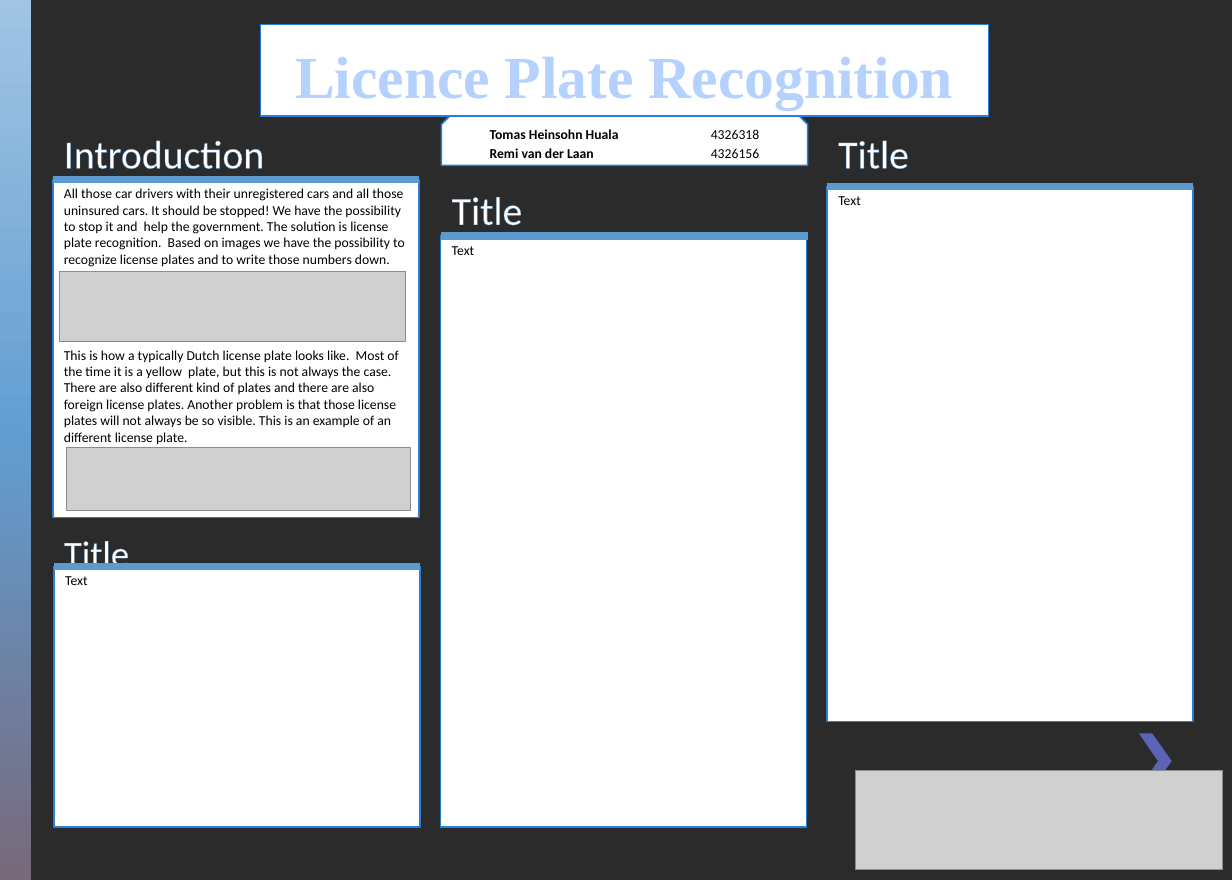
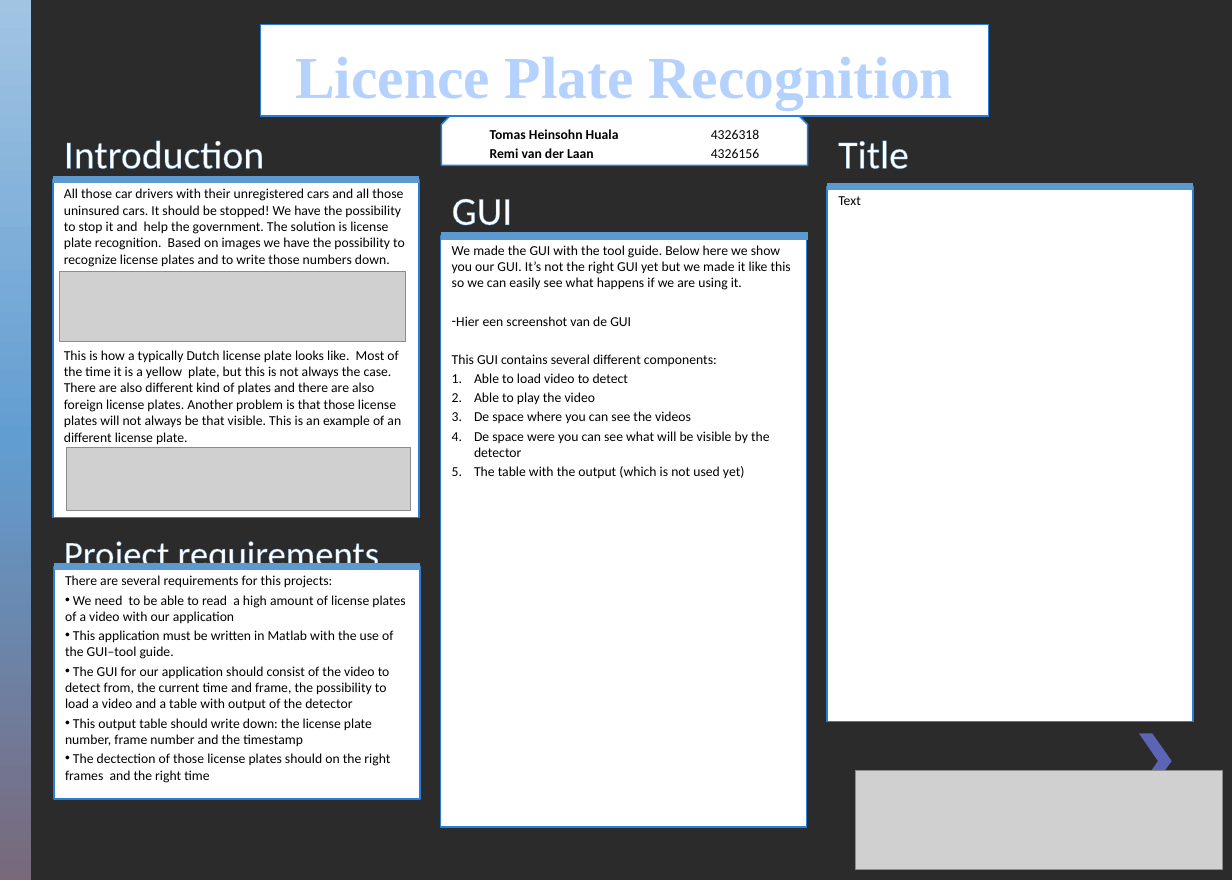
Before and after one commit to RvanderLaan/LicencePlateDetector, a slide deck: slide 1 of Posters/PosterTemplate2.pptx. Drawn at 1232x880 pixels with LibreOffice and Linux fonts; fonts in the diff are those of the drawing; grey boxes stand for pictures; background and template pictures are left out; a plain dark background stands for a picture behind light text. Boxes give left, top, right and bottom in pixels: in the first picture for what was removed or moved away, otherwise in the second. Text is boxed around its words. In the diff, an @@ line names an element or a change of style, - is before the commit and + after.

Commit message:
Poster versie 2

```diff
--- a/Posters/PosterTemplate2.pptx
+++ b/Posters/PosterTemplate2.pptx
@@ text at bbox=[452, 199, 513, 234]: text changed @@
-Title
+GUI
@@ text at bbox=[452, 245, 791, 478]: text changed @@
-Text
+We made the GUI with the tool guide. Below here we show you our GUI. It’s not the right GUI yet but we made it like this so we can easily see what happens if we are using it.
+– Hier een screenshot van de GUI
+This GUI contains several different components:
+1. Able to load video to detect
+2. Able to play the video
+3. De space where you can see the videos
+4. De space were you can see what will be visible by the detector
+5. The table with the output (which is not used yet)
@@ text at bbox=[64, 350, 401, 445]: text changed @@
-This is how a typically Dutch license plate looks like. Most of the time it is a yellow plate, but this is not always the case. There are also different kind of plates and there are also foreign license plates. Another problem is that those license plates will not always be so visible. This is an example of an different license plate.
+This is how a typically Dutch license plate looks like. Most of the time it is a yellow plate, but this is not always the case. There are also different kind of plates and there are also foreign license plates. Another problem is that those license plates will not always be that visible. This is an example of an different license plate.
@@ text at bbox=[64, 536, 380, 576]: text changed @@
-Title
+Project requirements
@@ text "There are several requirements for ...": place and size @@
-text "There are several requirements for ..." at bbox=[54, 567, 419, 827]
+text "There are several requirements for ..." at bbox=[54, 567, 419, 799]
@@ text at bbox=[65, 575, 405, 783]: text changed @@
-Text
+There are several requirements for this projects:
+• We need to be able to read a high amount of license plates of a video with our application
+• This application must be written in Matlab with the use of the GUI–tool guide.
+• The GUI for our application should consist of the video to detect from, the current time and frame, the possibility to load a video and a table with output of the detector
+• This output table should write down: the license plate number, frame number and the timestamp
+• The dectection of those license plates should on the right frames and the right time
```
